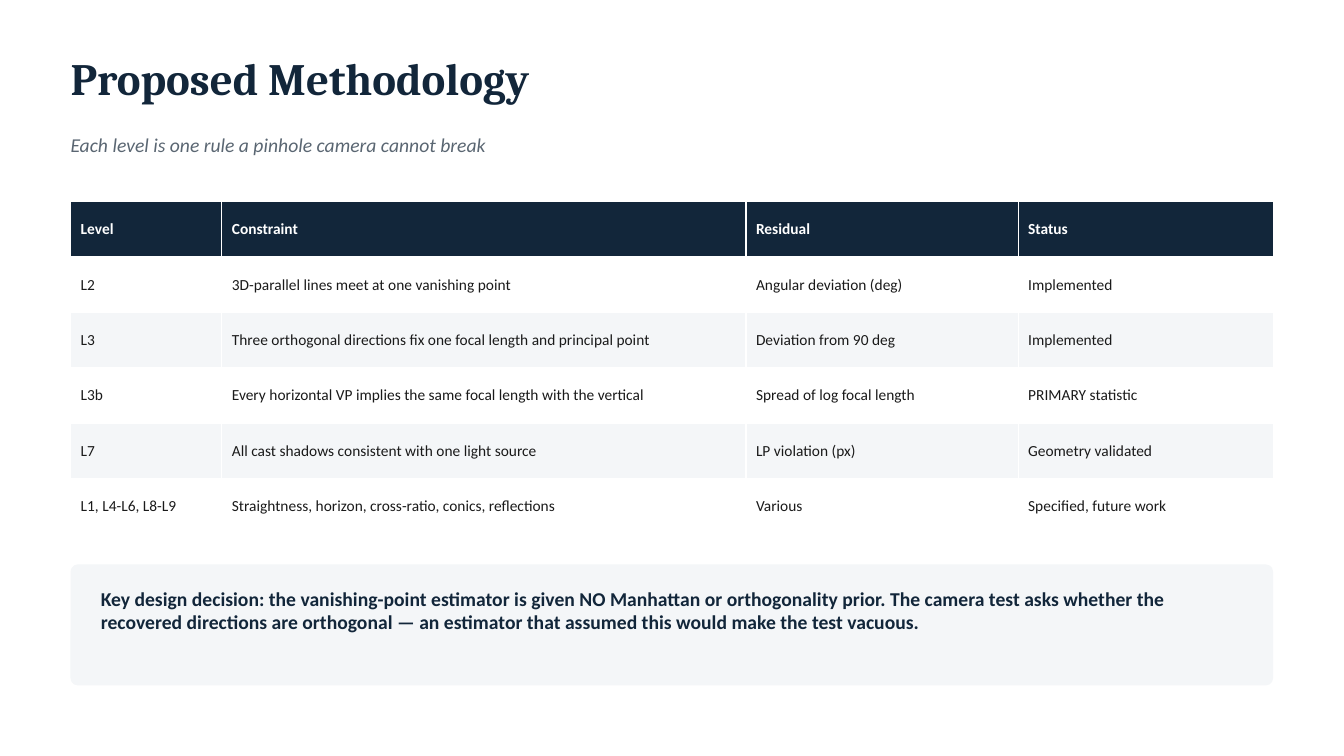
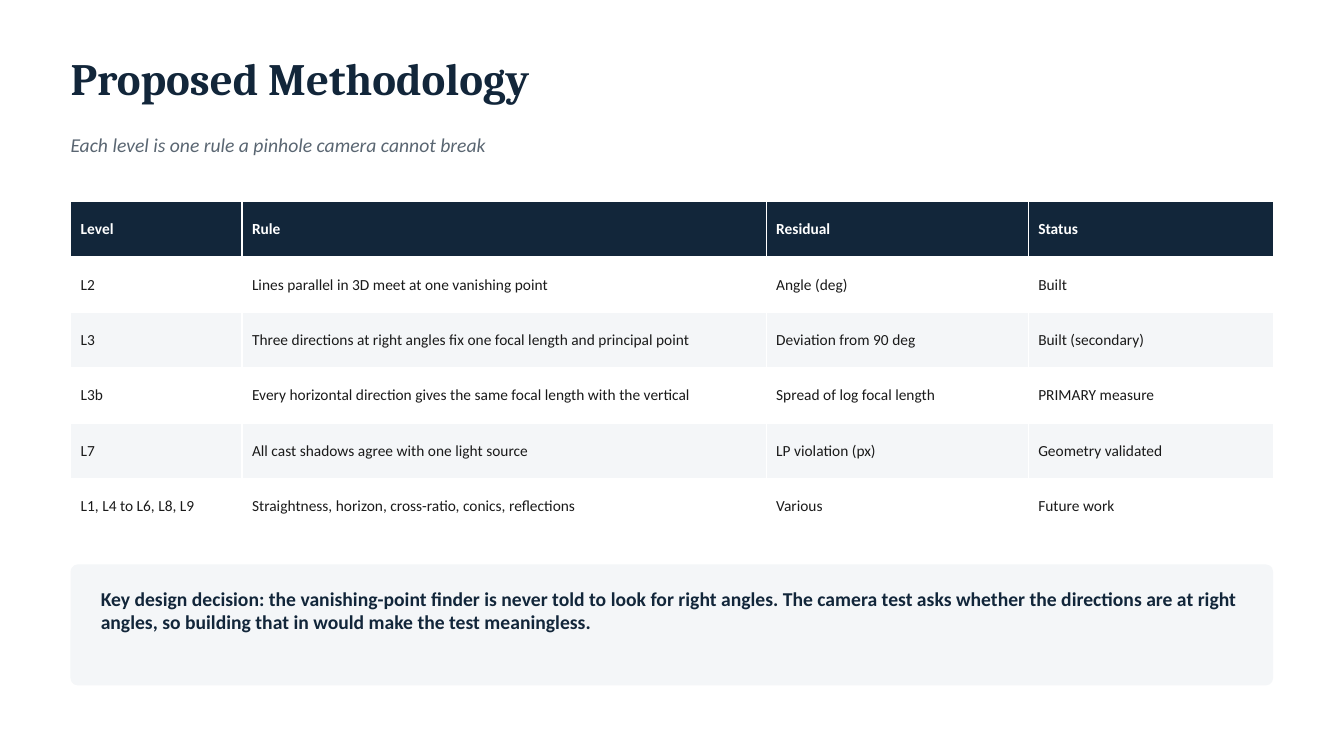
Before and after one commit to eesha5/vanishing-truth, a slide deck: slide 7 of docs/report/CA3_Presentation_Geometric_Consistency.pptx. Drawn at 1344x756 pixels with LibreOffice and Linux fonts; fonts in the diff are those of the drawing. Boxes give left, top, right and bottom in pixels: in the first picture for what was removed or moved away, otherwise in the second. Text is boxed around its words. In the diff, an @@ line names an element or a change of style, - is before the commit and + after.

```diff
--- a/docs/report/CA3_Presentation_Geometric_Consistency.pptx
+++ b/docs/report/CA3_Presentation_Geometric_Consistency.pptx
@@ table at <box>71,202,1273,534</box> @@
-row 1, column 2: Constraint
+row 1, column 2: Rule
-row 2: L2 | 3D-parallel lines meet at one vanishing point | Angular deviation (deg) | Implemented
+row 2: L2 | Lines parallel in 3D meet at one vanishing point | Angle (deg) | Built
-row 3, column 2: Three orthogonal directions fix one focal length and principal point
+row 3, column 2: Three directions at right angles fix one focal length and principal point
-row 3, column 4: Implemented
+row 3, column 4: Built (secondary)
-row 4, column 2: Every horizontal VP implies the same focal length with the vertical
+row 4, column 2: Every horizontal direction gives the same focal length with the vertical
-row 4, column 4: PRIMARY statistic
+row 4, column 4: PRIMARY measure
-row 5, column 2: All cast shadows consistent with one light source
+row 5, column 2: All cast shadows agree with one light source
-row 6, column 1: L1, L4-L6, L8-L9
+row 6, column 1: L1, L4 to L6, L8, L9
-row 6, column 4: Specified, future work
+row 6, column 4: Future work
@@ text at <box>101,592,1236,633</box>: text changed @@
-Key design decision: the vanishing-point estimator is given NO Manhattan or orthogonality prior. The camera test asks whether the recovered directions are orthogonal — an estimator that assumed this would make the test vacuous.
+Key design decision: the vanishing-point finder is never told to look for right angles. The camera test asks whether the directions are at right angles, so building that in would make the test meaningless.
```
Also in this commit, not shown: 17 other slides changed, 3 slides added, 2 slides removed, 7 other files.
